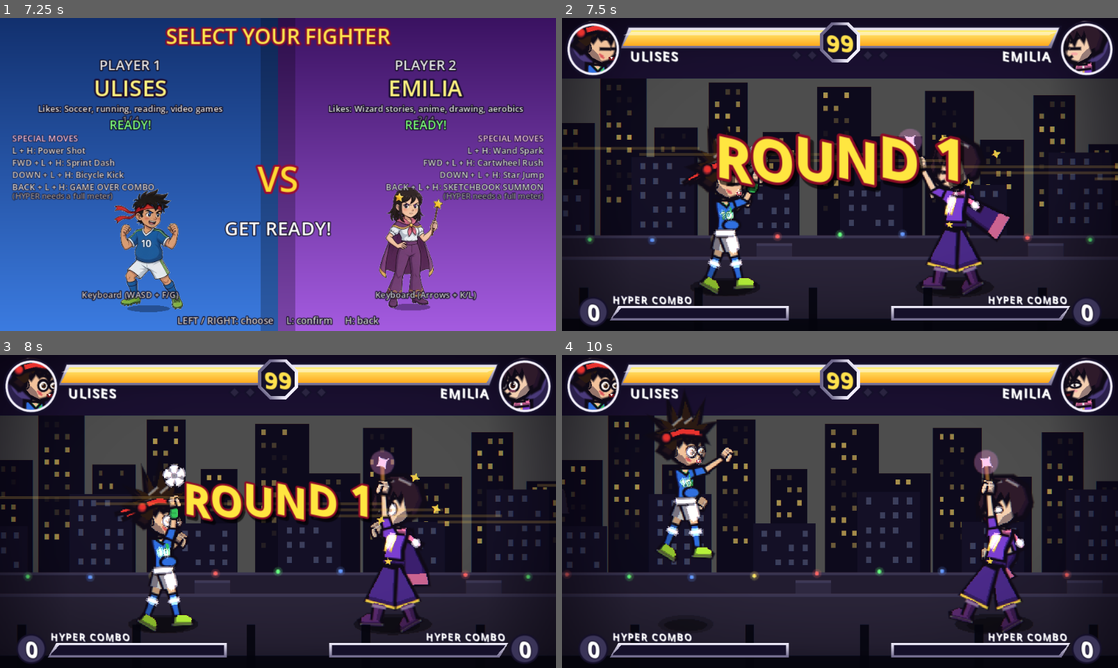
Above: before the commit, frames 1-4 (two rows, left to right).
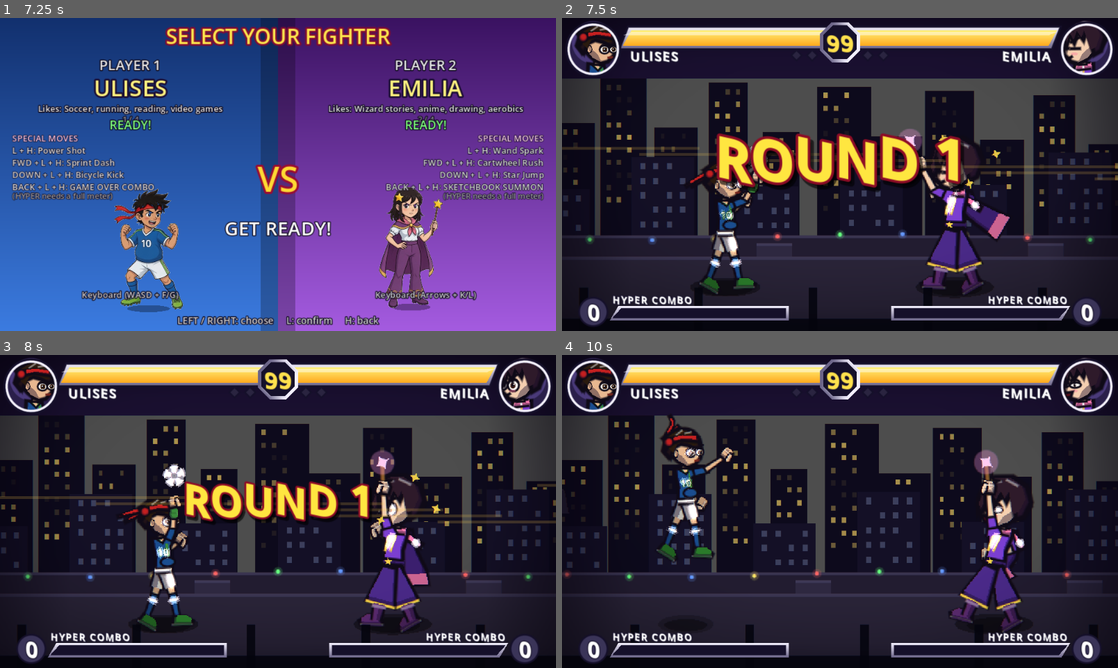
Above: after the commit, the same moments.

Repository: timoteoponce/fighting-game
Game: Godot game, scene res://scenes/main.tscn
The game is run twice, just before and just after one commit, with the same random seed, the same clock (stepped at 60 frames per second) and the same inputs.
Inputs:
- Up to frame 1 (7.25 s): tap Enter at 0.5, 4.35 s; hold D 0.53-1.28 s; tap F at 0.6, 6.6 s; hold S 1.28-2.03 s; tap G at 1.35 s; hold D 2.03-2.78 s; tap 1 at 2.1 s; hold W 2.78-3.53 s; tap K at 2.85 s; hold A 3.53-5.03 s; tap L at 3.6 s; hold S 5.03-5.78 s; tap Backspace at 5.1 s; hold D 5.78-6.53 s; tap R at 5.85 s; hold W from 6.53 s (still down)
- Up to frame 2 (7.5 s): release W at 7.28 s; hold D from 7.28 s (still down); tap G at 7.35 s
- Up to frame 3 (8 s): keep holding D
- Up to frame 4 (10 s): release D at 8.03 s; hold S 8.03-8.78 s; tap 1 at 8.1 s; hold A 8.78-9.53 s; tap K at 8.85 s; hold W from 9.53 s (still down); tap L at 9.6 s

Frame 1 is identical in both runs. In frame 2, 1.9% of the frame differs, in the area x 1-36%, y 0-88%; in frame 3, 2.1%; in frame 4, 2.5%, in the area x 1-29%, y 0-66%.

Commit message:
Ulises: cleaner in-match look
Fitted kit, shorter hair, almond eyes. Gameplay unchanged.

Diff:
--- a/characters/ulises.gd
+++ b/characters/ulises.gd
@@ -12,14 +12,14 @@
 	taunt_lines = ["TOO SLOW!", "GOOOAL!", "NICE TRY!"]
 	hurt_lines = ["OOF!", "MY BALL!", "HEY!"]
 	colors = {
-		"skin": Color("f2c29b"), "hair": Color("2b1a12"), "shirt": Color("2f6fe0"), "sleeve": Color("2f6fe0"),
-		"forearm": Color("f2c29b"), "hands": Color("f2c29b"), "pants": Color("f2c29b"), "shorts": Color("f4f4f4"),
-		"legs": Color("2f6fe0"), "shoes": Color("b6f23a"), "eyes": Color("5a3a22"), "accent": Color("34c759"),
-		"band": Color("e8322e"),
+		"skin": Color("e8b890"), "hair": Color("2a1a0e"), "shirt": Color("1a4d8f"), "sleeve": Color("1a4d8f"),
+		"forearm": Color("e8b890"), "hands": Color("e8b890"), "pants": Color("e8b890"), "shorts": Color("f0ece4"),
+		"legs": Color("1a4d8f"), "shoes": Color("2a7a2a"), "eyes": Color("3a2010"), "accent": Color("3a8a3a"),
+		"band": Color("c42020"),
 	}
 	alt_colors = colors.duplicate()
-	alt_colors.merge({"shirt": Color("e0402f"), "sleeve": Color("e0402f"), "accent": Color("ffffff"), "legs": Color("e0402f"),
-		"shoes": Color("ffd23f"), "band": Color("2f6fe0"), "shorts": Color("2a2a38")}, true)
+	alt_colors.merge({"shirt": Color("8f1a1a"), "sleeve": Color("8f1a1a"), "accent": Color("e8c020"), "legs": Color("8f1a1a"),
+		"shoes": Color("d4a020"), "band": Color("1a4d8f"), "shorts": Color("2a2a30")}, true)
 	walk_speed = 3.4
 	back_speed = 2.8
 	jump_vel = -10.5
@@ -109,6 +109,9 @@
 			"pose_a": {"arm_f": 90, "elb_f": 0, "arm_b": 95, "elb_b": 0, "lean": 8}}),
 	}
 	size = 0.9  # Ulises is about 10% shorter than Emilia
+	# Clean stylized: proportional head, lean limbs, fitted clothing.
+	head_scale = 1.3
+	build = 0.85
 	scale_moves()
 
 
@@ -195,40 +198,42 @@
 	var hip: Vector2 = s["hip"]
 	var top: Vector2 = hip + up * FighterRenderer.TORSO
 	var acc: Color = r.colors["accent"]
-	# Side stripe, V collar and hem of the jersey.
-	r.draw_line(hip + perp * 6.0 + up * 2.0, top + perp * 5.0 - up * 3.0, acc, 2.5, true)
-	r.poly(PackedVector2Array([top + perp * 5.5 - up * 0.5, top - perp * 5.0 - up * 0.5, top + perp * 1.5 - up * 6.0]), acc, 1.2)
-	r.draw_colored_polygon(PackedVector2Array([top + perp * 3.5 - up * 1.0, top - perp * 2.5 - up * 1.0, top + perp * 1.2 - up * 4.0]), r.colors["skin"])
-	r.draw_line(hip + perp * 8.0 + up * 1.5, hip - perp * 8.0 + up * 1.5, acc, 2.0, true)
-	# A small belly pushing the jersey out in front. The shared torso is a straight wedge.
-	var belly := hip + up * 9.0 + perp * 5.5
-	r.poly(FighterRenderer.ellipse_pts(belly, 7.2, 5.0, atan2(perp.y, perp.x)), r.colors["shirt"], 1.6)
-	# Number 10, kept readable when facing left.
+	# Fitted jersey: follows the body, with a collar, side seam, and hem.
+	r.draw_line(hip + perp * 5.5 + up * 2.0, top + perp * 4.5 - up * 3.0, acc, 2.0, true)
+	r.poly(PackedVector2Array([top + perp * 5.0 - up * 0.5, top - perp * 4.5 - up * 0.5, top + perp * 1.5 - up * 5.0]), acc, 1.0)
+	r.draw_colored_polygon(PackedVector2Array([top + perp * 3.0 - up * 1.0, top - perp * 2.0 - up * 1.0, top + perp * 1.2 - up * 3.5]), r.colors["skin"])
+	r.draw_line(hip + perp * 7.0 + up * 1.5, hip - perp * 7.0 + up * 1.5, acc, 1.5, true)
+	# Slight belly curve, not a balloon.
+	var belly := hip + up * 9.0 + perp * 4.5
+	r.poly(FighterRenderer.ellipse_pts(belly, 6.0, 4.0, atan2(perp.y, perp.x)), r.colors["shirt"], 1.2)
+	# Number 10, clean and readable.
 	var num: Vector2 = hip + up * 17.0 + perp * 1.0
 	r.draw_set_transform(num, atan2(up.x, -up.y), Vector2(signf(r.scale.x) * 0.5, 0.5))
 	UI.text(r, Vector2(0, 5), "10", 16, Color.WHITE, HORIZONTAL_ALIGNMENT_CENTER, 4, acc.darkened(0.4))
 	r.draw_set_transform(Vector2.ZERO, 0.0, Vector2.ONE)
 	if not r.head_only:
-		# Back leg of the shorts (the front one is drawn over the front leg).
-		r.limb(s["hip_b"], s["hip_b"].lerp(s["knee_b"], 0.62), 14.0, 13.0, FighterRenderer.dk(r.colors["shorts"]))
+		r.limb(s["hip_b"], s["hip_b"].lerp(s["knee_b"], 0.62), 12.0, 11.0, FighterRenderer.dk(r.colors["shorts"]))
 
 
 func draw_over_legs(r: FighterRenderer, s: Dictionary) -> void:
-	r.limb(s["hip_f"], s["hip_f"].lerp(s["knee_f"], 0.62), 14.0, 13.0, r.colors["shorts"])
+	r.limb(s["hip_f"], s["hip_f"].lerp(s["knee_f"], 0.62), 12.0, 11.0, r.colors["shorts"])
 	var up: Vector2 = s["up"]
 	var perp: Vector2 = s["perp"]
-	r.limb(s["hip"] - perp * 7.0 + up * 2.0, s["hip"] + perp * 7.0 + up * 2.0, 5.5, 5.5, r.colors["shorts"])
-	# Sock stripes.
+	# Fitted shorts: mid-thigh, with a hem line.
+	r.limb(s["hip"] - perp * 6.0 + up * 2.0, s["hip"] + perp * 6.0 + up * 2.0, 4.5, 4.5, r.colors["shorts"])
+	# Sock stripe at the cuff.
 	for leg in [["knee_f", "foot_f"], ["knee_b", "foot_b"]]:
-		var a: Vector2 = s[leg[0]].lerp(s[leg[1]], 0.18)
+		var a: Vector2 = s[leg[0]].lerp(s[leg[1]], 0.15)
 		var d: Vector2 = (s[leg[1]] - s[leg[0]]).normalized()
 		var n := Vector2(-d.y, d.x)
-		r.draw_line(a - n * 3.6, a + n * 3.6, Color.WHITE, 1.8, true)
+		r.draw_line(a - n * 3.0, a + n * 3.0, Color.WHITE, 1.5, true)
 
 
 func draw_face(r: FighterRenderer) -> void:
 	draw_ear(r)
-	r.face(r.colors["eyes"])
+	_stylized_eyes(r)
+	_stylized_brows(r)
+	_stylized_mouth(r)
 
 
 func draw_hair_back(r: FighterRenderer) -> void:
@@ -237,21 +242,64 @@
 
 func draw_hair_front(r: FighterRenderer) -> void:
 	var hc: Color = r.colors["hair"]
-	# Sharp spikes on top. The headband, drawn after this, covers the roots.
+	# Short textured hair that follows the skull. A few tufts at the front.
 	var hair := PackedVector2Array([
-		Vector2(-9, 5), Vector2(-15, 1), Vector2(-11, -3), Vector2(-20, -8), Vector2(-12, -11), Vector2(-18, -18),
-		Vector2(-8, -14), Vector2(-9, -28), Vector2(-3, -15), Vector2(1, -31), Vector2(6, -15), Vector2(12, -26),
-		Vector2(9, -13), Vector2(17, -14), Vector2(11.5, -8), Vector2(13, -4.5), Vector2(9, -6), Vector2(7.5, -2),
-		Vector2(5, -6), Vector2(2, -3.5), Vector2(-0.5, -6), Vector2(-3, -2), Vector2(-5.5, -4), Vector2(-6, 3),
+		Vector2(-9, 5), Vector2(-13, 1), Vector2(-10, -3), Vector2(-14, -8), Vector2(-8, -12),
+		Vector2(-3, -14), Vector2(2, -13), Vector2(7, -10), Vector2(10, -6), Vector2(11, -2),
+		Vector2(8, -1), Vector2(3, -3), Vector2(-2, -4), Vector2(-6, -2), Vector2(-8, 2),
 	])
-	r.shaded_poly(hair, hc, 2.0, 0.82)
-	for st in [[Vector2(-6, -14), Vector2(-1, -18)], [Vector2(1, -15), Vector2(5, -18)], [Vector2(-10, -9), Vector2(-5, -11)]]:
-		r.draw_line(st[0], st[1], FighterRenderer.hl(hc), 1.3, true)
+	r.shaded_poly(hair, hc, 1.8, 0.8)
+	for st in [[Vector2(-5, -10), Vector2(-1, -13)], [Vector2(1, -11), Vector2(5, -12)], [Vector2(-9, -6), Vector2(-4, -8)]]:
+		r.draw_line(st[0], st[1], FighterRenderer.hl(hc), 1.0, true)
 	# Headband.
 	var band: Color = r.colors["band"]
-	r.shaded_poly(PackedVector2Array([Vector2(-11, -8.5), Vector2(-2, -11), Vector2(11.8, -9.5), Vector2(11.5, -6.2),
-		Vector2(-1.5, -7.6), Vector2(-10.6, -4.8)]), band, 1.6, 0.75)
-	r.ball(Vector2(-10.5, -6.5), 2.2, band)
+	r.shaded_poly(PackedVector2Array([Vector2(-10, -7.5), Vector2(-2, -9), Vector2(10, -8), Vector2(10, -5.5),
+		Vector2(-1.5, -6.5), Vector2(-9.5, -4.5)]), band, 1.4, 0.75)
+	r.ball(Vector2(-10, -5.5), 2.0, band)
+
+
+func _stylized_eyes(r: FighterRenderer) -> void:
+	var spots: Array[Vector2] = [Vector2(4.4, 1.8), Vector2(10.2, 1.4)]
+	var g := r.gaze.limit_length(1.0)
+	for i in 2:
+		var e: Vector2 = spots[i]
+		var near := 0.85 if i == 1 else 1.0
+		# Almond shape: wider than tall, with a slight upward tilt at the outer corner.
+		var white := FighterRenderer.ellipse_pts(e, 3.2 * near, 2.6 * near, 0.0, 12)
+		r.draw_colored_polygon(white, Color(0.98, 0.97, 0.95))
+		r.draw_polyline(Stage._closed(white), FighterRenderer.OUT, 1.0, true)
+		# Iris and pupil.
+		var ic := e + g * 0.5
+		r.draw_circle(ic, 1.6 * near, r.colors["eyes"])
+		r.draw_circle(ic + g * 0.3, 0.8 * near, FighterRenderer.OUT)
+		# Single catchlight.
+		r.draw_circle(ic + Vector2(-0.4, -0.4), 0.35, Color.WHITE)
+		# Upper lid line.
+		r.draw_arc(e + Vector2(0, -0.5), 3.0 * near, PI + 0.3, TAU - 0.3, 8, FighterRenderer.OUT, 0.8, true)
+
+
+func _stylized_brows(r: FighterRenderer) -> void:
+	var spots: Array[Vector2] = [Vector2(4.4, 1.8), Vector2(10.2, 1.4)]
+	for i in 2:
+		var e: Vector2 = spots[i]
+		var ry := 3.8
+		var b0 := e + Vector2(-2.5, -ry - 1.5)
+		var b1 := e + Vector2(2.5, -ry - 1.0)
+		if r.expr == "attack":
+			b0.y += 1.0
+			b1.y += 1.0
+		elif r.expr == "hurt" or r.expr == "shock":
+			b0.y -= 1.0
+			b1.y -= 1.0
+		r.draw_line(b0, b1, FighterRenderer.OUT, 1.2, true)
+
+
+func _stylized_mouth(r: FighterRenderer) -> void:
+	var m := Vector2(8.4, 6.8)
+	var ink := Color(0.45, 0.15, 0.12)
+	# Confident smirk: a slight curve, not a huge grin.
+	r.draw_line(m + Vector2(-1.5, 0.0), m + Vector2(1.5, -0.5), ink, 1.0, true)
+	r.draw_line(m + Vector2(-1.0, 0.5), m + Vector2(1.0, 0.3), ink, 0.6, true)
 
 
 func draw_props(r: FighterRenderer, s: Dictionary) -> void:
